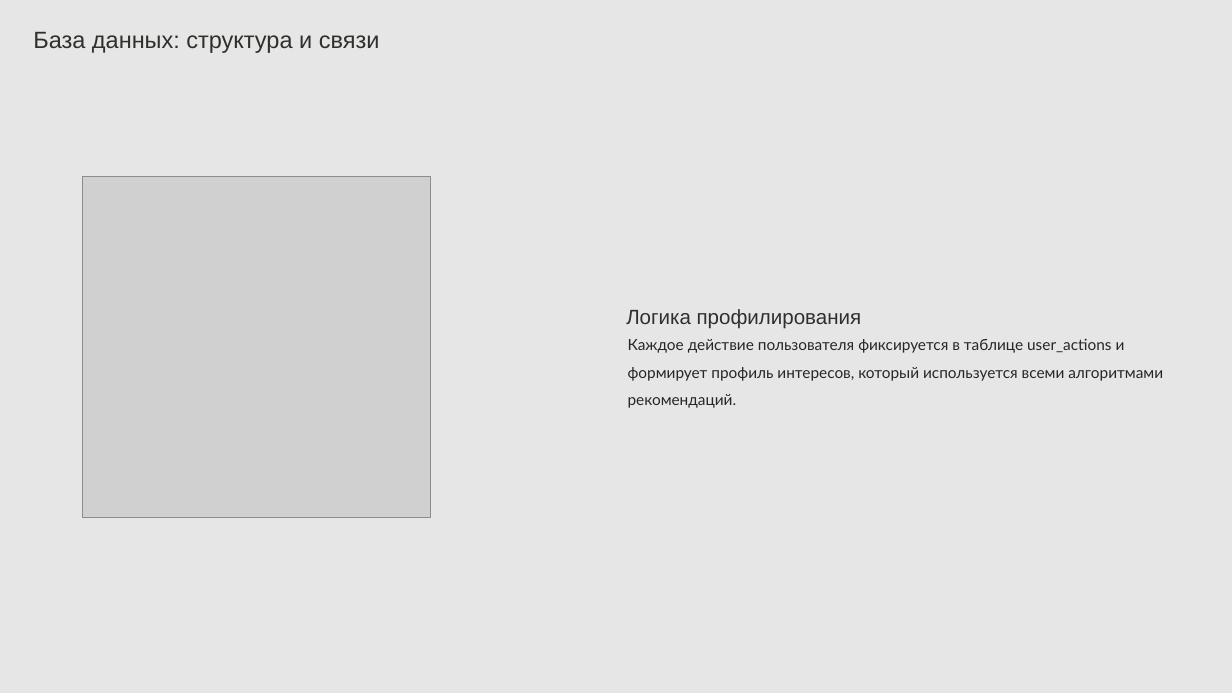
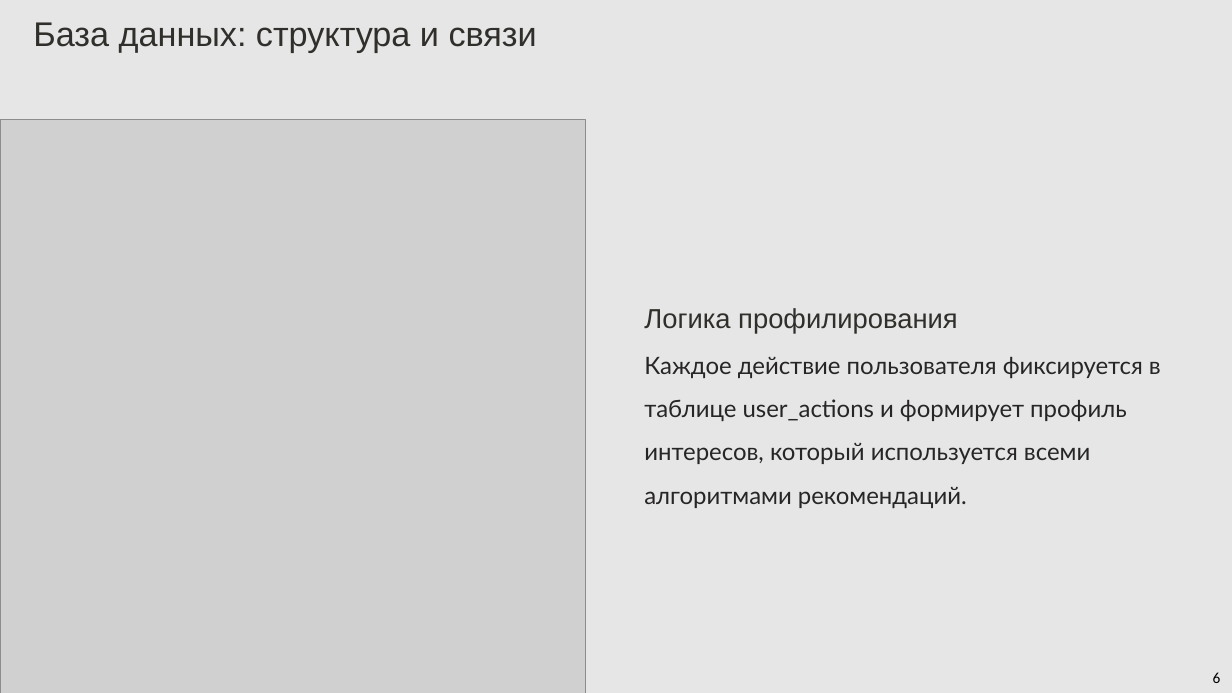
Before and after one commit to KockAnigilator/smart-content-recommender, a slide deck: slide 7 of docs/Презентация.pptx (slide 6 before the commit). Drawn at 1232x693 pixels with LibreOffice and Linux fonts; fonts in the diff are those of the drawing; grey boxes stand for pictures; background and template pictures are left out. Boxes give left, top, right and bottom in pixels: in the first picture for what was removed or moved away, otherwise in the second. Text is boxed around its words. In the diff, an @@ line names an element or a change of style, - is before the commit and + after.

```diff
--- a/docs/Презентация.pptx
+++ b/docs/Презентация.pptx
@@ text "База данных: структура и связи" at [33, 22, 537, 52]: size 27.5 to 40 pt @@
@@ picture: place and size @@
-picture at [82, 176, 430, 517]
+picture at [0, 120, 585, 693]
@@ text "Логика профилирования": place and size @@
-text "Логика профилирования" at [626, 309, 862, 329]
+text "Логика профилирования" at [644, 308, 957, 334]
@@ text "Логика профилирования" at [644, 308, 957, 334]: size 24 to 32 pt @@
@@ text "Каждое действие пользователя фиксируется в ...": place and size @@
-text "Каждое действие пользователя фиксируется в ..." at [628, 338, 1163, 408]
+text "Каждое действие пользователя фиксируется в ..." at [644, 357, 1161, 508]
@@ text "Каждое действие пользователя фиксируется в ..." at [644, 357, 1161, 508]: size 18 to 28 pt @@
@@ text added at [1213, 672, 1221, 683], 18 pt, text #000000 @@
+6
```
Also in this commit, not shown: 10 other slides changed, 10 slides added, 1 slide removed, 9 other files.
